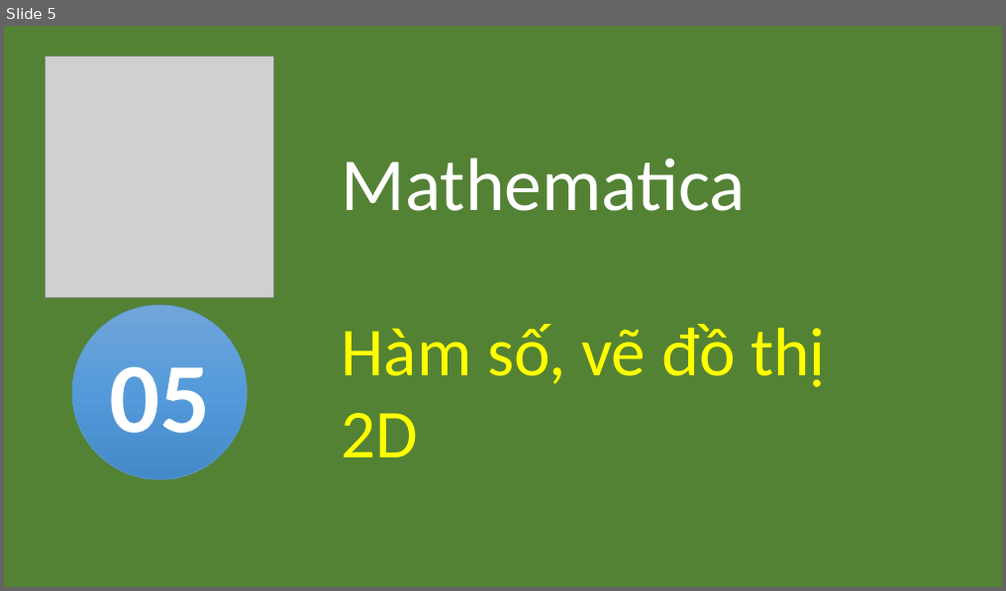
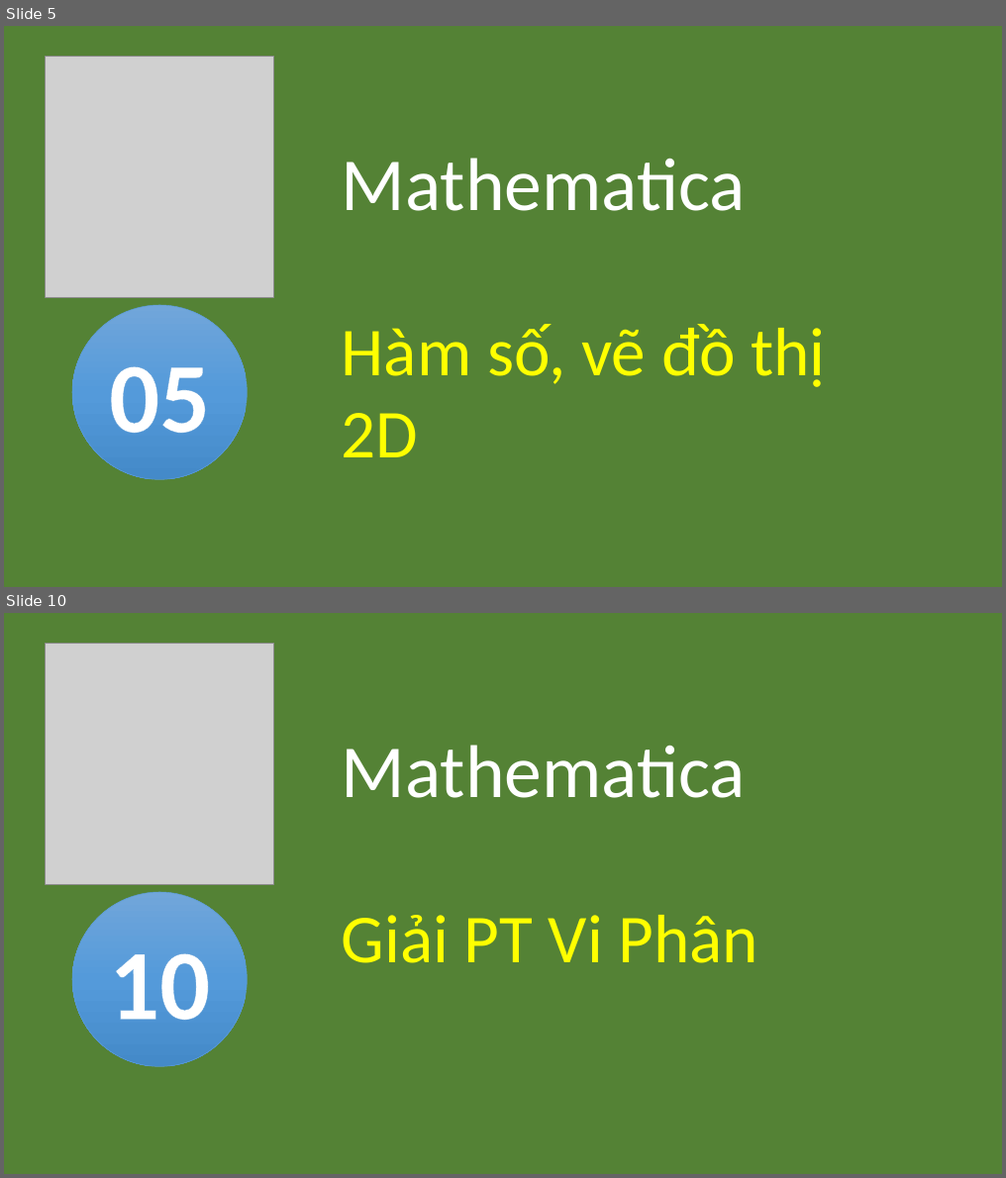
Before and after one commit to xuanthulabnet/mathematica, a slide deck: math-tutorial.pptx. Shown one above the other, each under a label of ours: slide 5 before the commit, slides 5 and 10 after it; the slides between them are not shown. The pictures are 1006x591 and 1006x1178 pixels, drawn with LibreOffice and Linux fonts; fonts in the diff are those of the drawing; grey boxes stand for pictures. Boxes give left, top, right and bottom in pixels: in the first picture for what was removed or moved away, otherwise in the second. Text is boxed around its words. In the diff, an @@ line names an element or a change of style, - is before the commit and + after.

```diff
--- a/math-tutorial.pptx
+++ b/math-tutorial.pptx
@@ slide 10 added at (4,613,1002,1174), background #FFFFFF @@
@@ rectangle added at (4,613,1002,1174), fill #548235 @@
@@ picture added at (46,643,274,884) @@
@@ text added at (342,745,759,963), 66 pt, text #FFFF00 @@
+Mathematica
+Giải PT Vi Phân
@@ ellipse added at (72,892,247,1066), fill gradient #71A6DB to #559BDB to #448ACA, outline #5B9BD5 0.5 pt, 96 pt, text #FFFFFF, bold @@
+10
```
Also in this commit, not shown: 5 other slides added, 7 other files.
